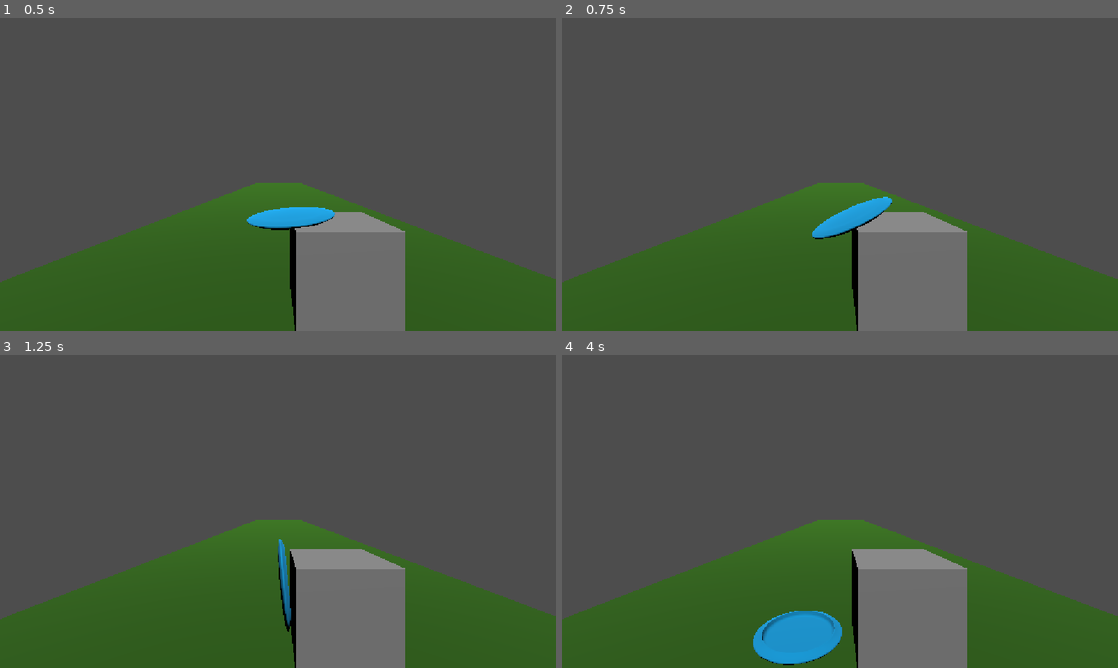
Above: before the commit, frames 1-4 (two rows, left to right).
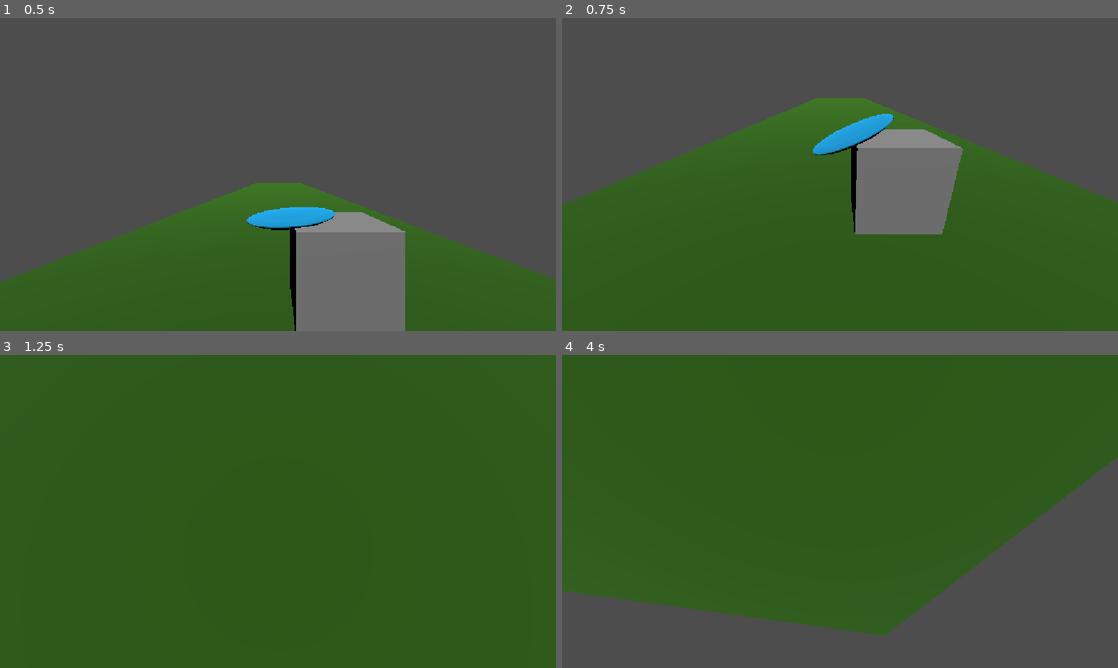
Above: after the commit, the same moments.

Repository: PastarDev/godot-disc-golf
Game: Godot game, scene res://main.tscn
Two runs of this game, one before a commit and one after it. Both use one fixed random seed, a clock stepped at 60 frames per second and the inputs below.
Inputs:
- Up to frame 1 (0.5 s): no input
- Up to frame 2 (0.75 s): hold S (cam_down, bound only after the commit) from 0.53 s (still down)
- Up to frame 3 (1.25 s): keep holding S (cam_down, bound only after the commit); tap A (cam_left, bound only after the commit) at 0.8 s
- Up to frame 4 (4 s): release S (cam_down, bound only after the commit) at 1.28 s; tap A (cam_left, bound only after the commit) at 1.35, 3.8 s; tap D (cam_right, bound only after the commit) at 1.55 s; hold D (cam_right, bound only after the commit) 2.03-2.78 s; tap W (cam_up, bound only after the commit) at 2.3, 2.85 s; tap S (cam_down, bound only after the commit) at 3.05 s; tap Enter at 3.5 s; hold S (cam_down, bound only after the commit) from 3.53 s (still down)

Frame 1 is identical in both runs. In frame 2, 35% of the frame differs, in the area x 0-100%, y 25-100%; in frame 3, 76%; in frame 4, 85%, in the area x 0-100%, y 0-100%.

Commit message:
added camera movement
wasd camera movement

Diff:
--- /dev/null
+++ b/camera.gd
@@ -0,0 +1,10 @@
+extends Camera3D
+
+var rotation_speed: float = 2.0
+@export var camera: Node3D
+
+func _process(delta: float) -> void:
+	if Input.is_action_pressed("cam_up"): camera.rotation.x += (rotation_speed * delta)
+	if Input.is_action_pressed("cam_down"): camera.rotation.x += (-rotation_speed * delta)
+	if Input.is_action_pressed("cam_right"): camera.rotation.y += (-rotation_speed * delta)
+	if Input.is_action_pressed("cam_left"): camera.rotation.y += (rotation_speed * delta)
--- a/player.tscn
+++ b/player.tscn
@@ -1,6 +1,7 @@
 [gd_scene format=3 uid="uid://dpfbkytjwr41u"]
 
 [ext_resource type="Texture2D" uid="uid://d1it24qydr7tw" path="res://greySkin.PNG" id="1_4flbx"]
+[ext_resource type="Script" uid="uid://dxorjaojuumfo" path="res://camera.gd" id="2_onrkg"]
 
 [sub_resource type="CapsuleShape3D" id="CapsuleShape3D_xa11k"]
 
@@ -22,5 +23,7 @@
 transform = Transform3D(1, 0, 0, 0, 1, 0, 0, 0, 1, 0, 0.9969337, 0)
 mesh = SubResource("CapsuleMesh_xa11k")
 
-[node name="Camera3D" type="Camera3D" parent="." unique_id=1979315202]
+[node name="Camera3D" type="Camera3D" parent="." unique_id=1979315202 node_paths=PackedStringArray("camera")]
 transform = Transform3D(1, 0, 0, 0, 1, 0, 0, 0, 1, 0, 1.53028, -0.1008935)
+script = ExtResource("2_onrkg")
+camera = NodePath(".")
--- a/project.godot
+++ b/project.godot
@@ -20,6 +20,29 @@
 window/stretch/mode="canvas_items"
 window/stretch/aspect="expand"
 
+[input]
+
+cam_up={
+"deadzone": 0.2,
+"events": [Object(InputEventKey,"resource_local_to_scene":false,"resource_name":"","device":16,"window_id":0,"alt_pressed":false,"shift_pressed":false,"ctrl_pressed":false,"meta_pressed":false,"pressed":false,"keycode":0,"physical_keycode":87,"key_label":0,"unicode":0,"location":0,"echo":false,"script":null)
+]
+}
+cam_down={
+"deadzone": 0.2,
+"events": [Object(InputEventKey,"resource_local_to_scene":false,"resource_name":"","device":16,"window_id":0,"alt_pressed":false,"shift_pressed":false,"ctrl_pressed":false,"meta_pressed":false,"pressed":false,"keycode":0,"physical_keycode":83,"key_label":0,"unicode":0,"location":0,"echo":false,"script":null)
+]
+}
+cam_right={
+"deadzone": 0.2,
+"events": [Object(InputEventKey,"resource_local_to_scene":false,"resource_name":"","device":16,"window_id":0,"alt_pressed":false,"shift_pressed":false,"ctrl_pressed":false,"meta_pressed":false,"pressed":false,"keycode":0,"physical_keycode":68,"key_label":0,"unicode":0,"location":0,"echo":false,"script":null)
+]
+}
+cam_left={
+"deadzone": 0.2,
+"events": [Object(InputEventKey,"resource_local_to_scene":false,"resource_name":"","device":16,"window_id":0,"alt_pressed":false,"shift_pressed":false,"ctrl_pressed":false,"meta_pressed":false,"pressed":false,"keycode":0,"physical_keycode":65,"key_label":0,"unicode":0,"location":0,"echo":false,"script":null)
+]
+}
+
 [physics]
 
 3d/physics_engine="Jolt Physics"
Not shown, added: camera.gd.uid
